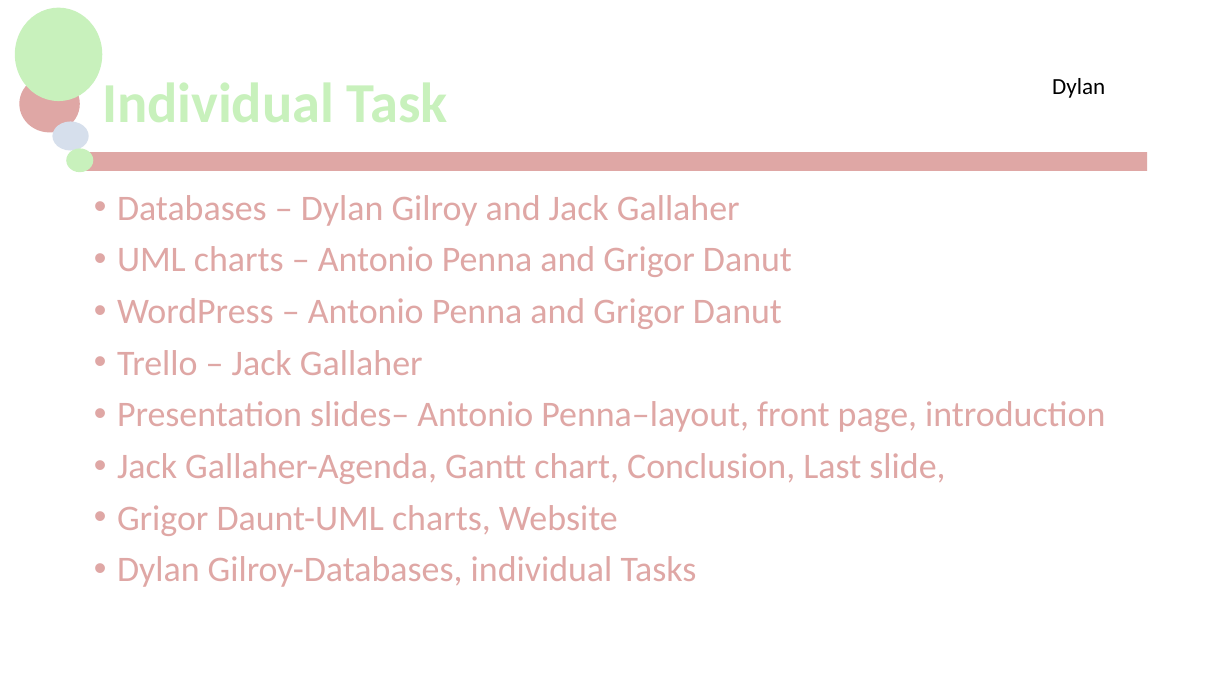
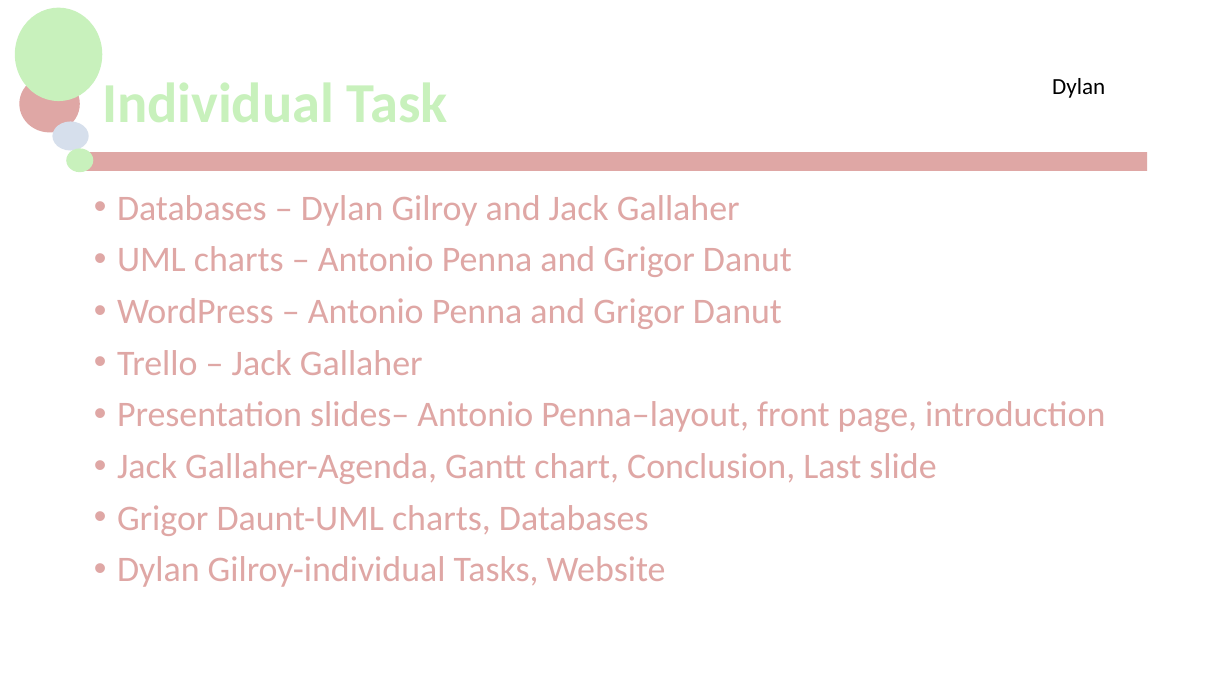
Before and after one commit to jackG97/Project, a slide deck: slide 8 of MCTV Limited.pptx. Drawn at 1232x693 pixels with LibreOffice and Linux fonts; fonts in the diff are those of the drawing; background and template pictures are left out. Boxes give left, top, right and bottom in pixels: in the first picture for what was removed or moved away, otherwise in the second. Text is boxed around its words. In the diff, an @@ line names an element or a change of style, - is before the commit and + after.

```diff
--- a/MCTV Limited.pptx
+++ b/MCTV Limited.pptx
@@ text at box(117, 453, 936, 587): text changed @@
-• Jack Gallaher-Agenda, Gantt chart, Conclusion, Last slide,
-• Grigor Daunt-UML charts, Website
-• Dylan Gilroy-Databases, individual Tasks
+• Jack Gallaher-Agenda, Gantt chart, Conclusion, Last slide
+• Grigor Daunt-UML charts, Databases
+• Dylan Gilroy-individual Tasks, Website
```
Also in this commit, not shown: 10 other slides changed, 1 other file.
